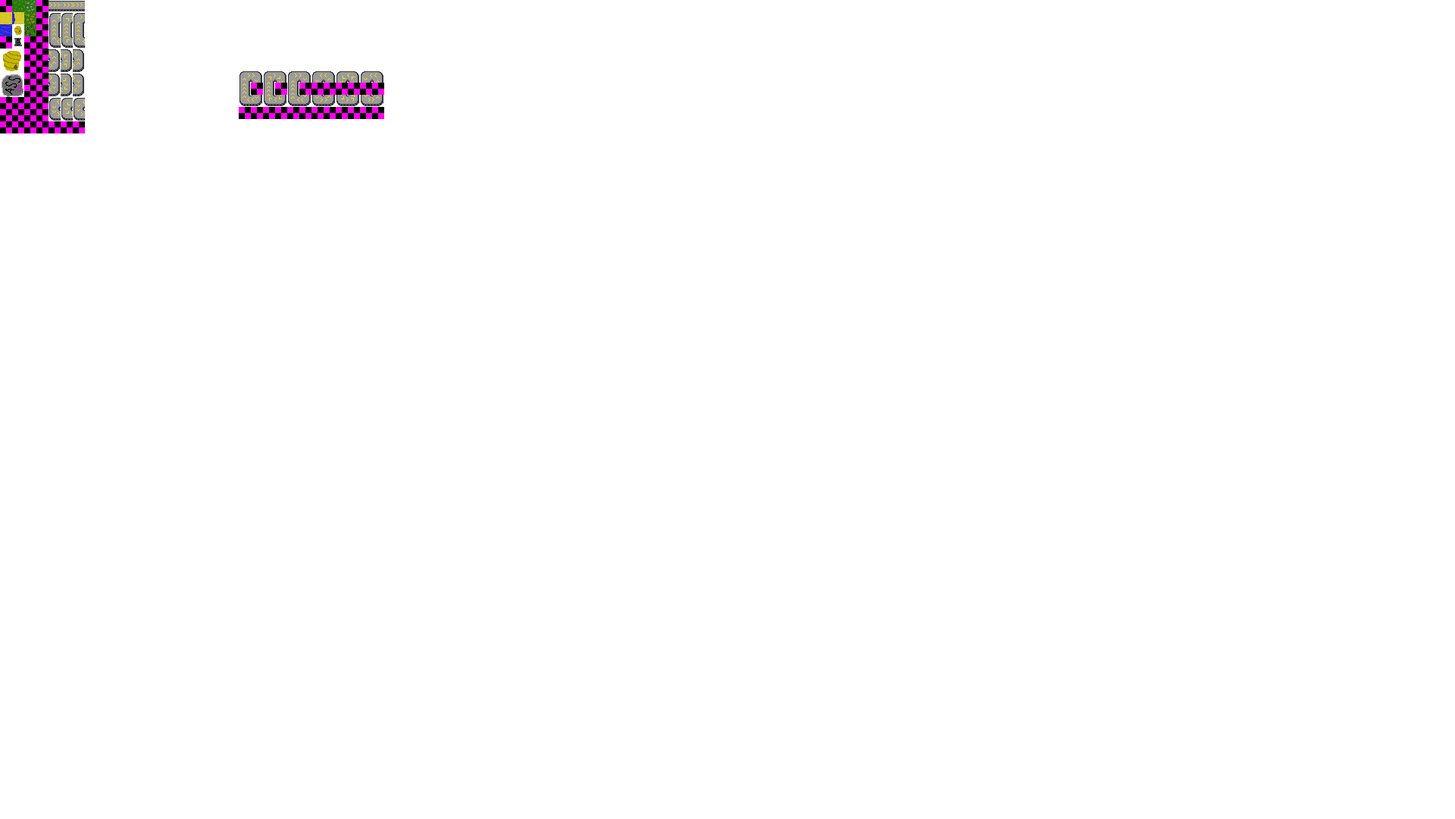
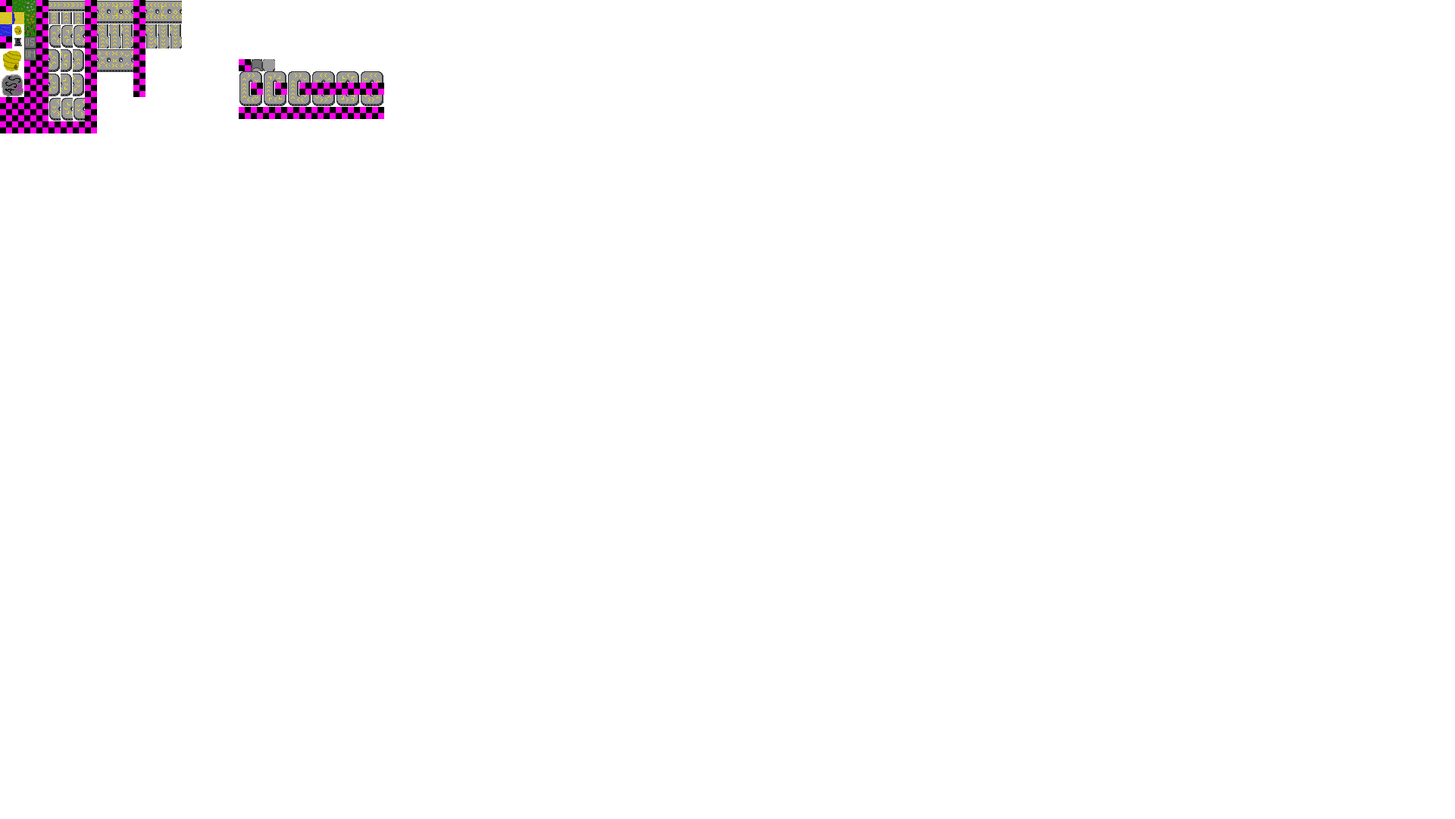
Revision of a layered 1455×819 image; what changed, layer by layer:
painted on "Background" over [24, 0, 276, 134]
